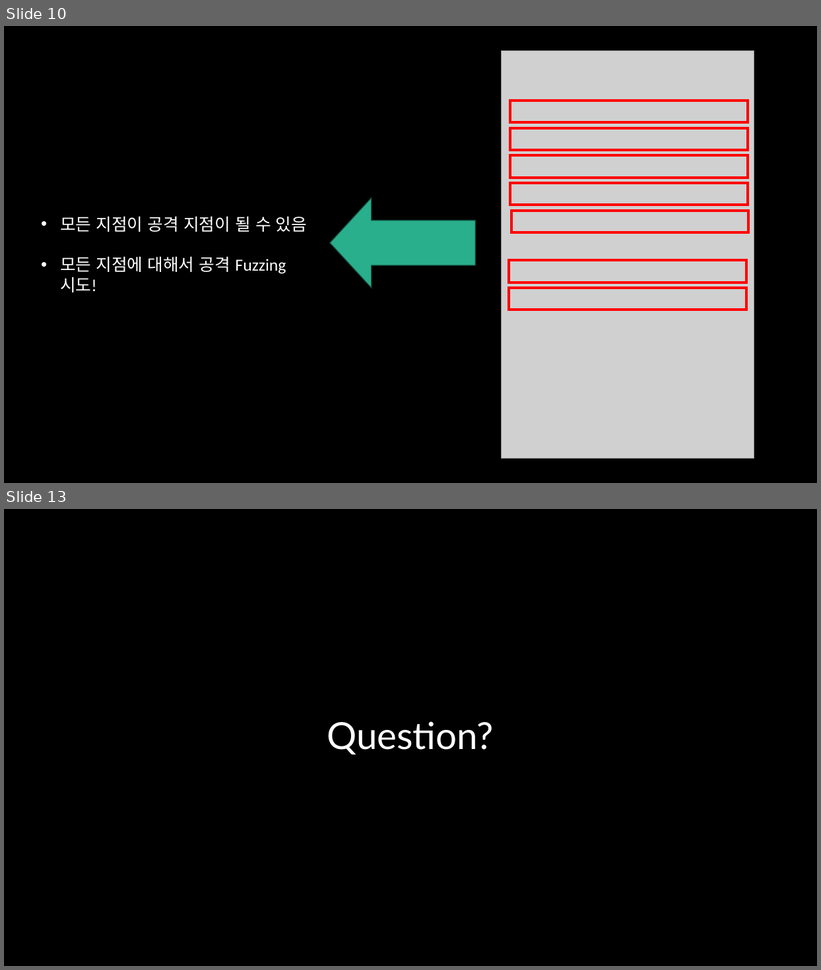
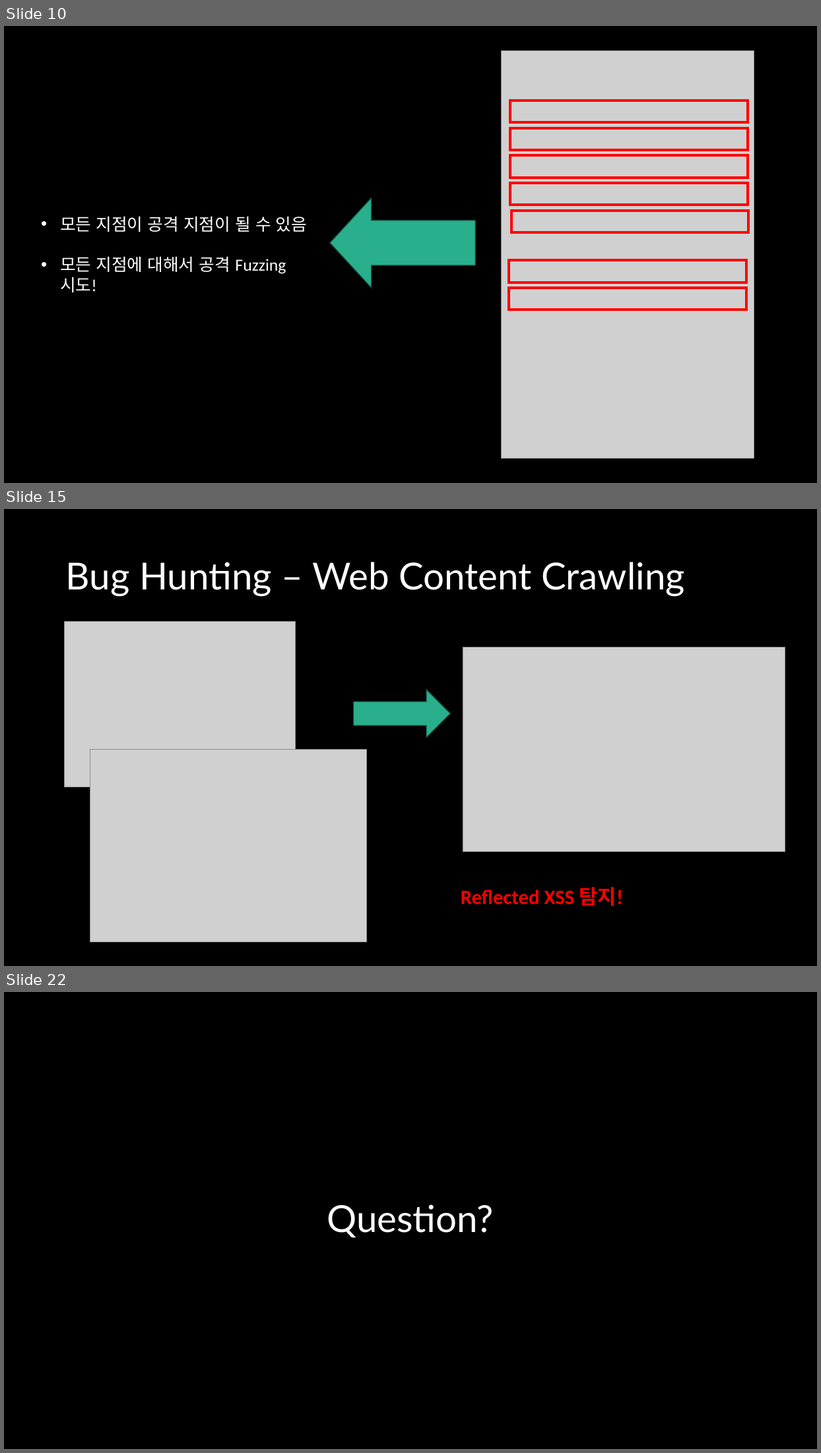
Before and after one commit to mirusu400/fuzzing-bug-hunting, a slide deck: 김성진_Fuzzing과 툴을 활용한 리얼월드 버그 헌팅.pptx. Shown one above the other, each under a label of ours: slides 10 and 13 before the commit, slides 10, 15 and 22 after it; the slides between them are not shown. The pictures are 821x970 and 821x1453 pixels, drawn with LibreOffice and Linux fonts; fonts in the diff are those of the drawing; grey boxes stand for pictures. Boxes give left, top, right and bottom in pixels: in the first picture for what was removed or moved away, otherwise in the second. Text is boxed around its words. In the diff, an @@ line names an element or a change of style, - is before the commit and + after.

```diff
--- a/김성진_Fuzzing과 툴을 활용한 리얼월드 버그 헌팅.pptx
+++ b/김성진_Fuzzing과 툴을 활용한 리얼월드 버그 헌팅.pptx
@@ slide 15 added at <box>4,509,817,966</box>, background #000000 @@
@@ title added at <box>66,562,685,596</box>, 44 pt, text #FFFFFF @@
+Bug Hunting – Web Content Crawling
@@ picture added at <box>64,622,296,788</box> @@
@@ picture added at <box>463,648,785,852</box> @@
@@ right arrow added at <box>354,690,451,738</box>, fill #29AF8C, outline #124D3D 1 pt @@
@@ picture added at <box>90,750,366,942</box> @@
@@ text added at <box>461,887,623,906</box>, 24 pt, text #FF0000, bold @@
+Reflected XSS 탐지!
@@ what was slide 13 is now slide 22 @@
```
Also in this commit, not shown: 5 slides changed, 8 other slides added.
